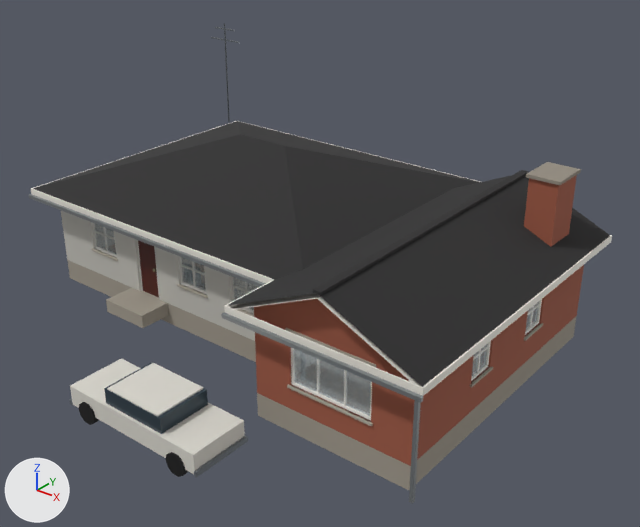
Renders of the glTF model assets/models/small_buildings/ranch_c.glb from each side of a commit.
One viewpoint serves both versions: a camera (50 mm lens) standing at (16.5, -21.3, 14.2) and looking at (1.0, -1.9, 2.2). Every picture has the same lights, and +X, +Y and +Z are marked at lower left. The picture after the commit comes second. Objects named as collision shapes, trigger or cutter boxes, shadow casters or lower levels of detail are left out. Vertices at exactly the same position are counted once.

In view in the first picture: 'LEAF0', 'LOD0' and 1 more.
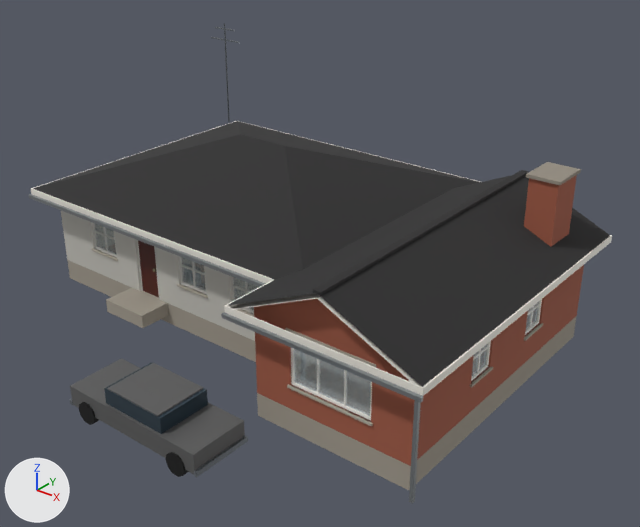
Boxes [x1, y1, x2, y2] around the edits, measured in the pictures (640 x 527 px):
part 1 of me_ranch_c_lod0, recoloured (darker): [70, 358, 245, 474] in both

The change, as a diff of the scene's bpy script:
```diff
--- a/assets/models/small_buildings/ranch_c.glb.py
+++ b/assets/models/small_buildings/ranch_c.glb.py
@@ me_ranch_c_lod0 @@
 me_ranch_c_lod0.from_pydata(...)  # 2359 vertices, 4406 faces; spans x -9.2..8.1, y -9.9..5.6, z -0.3..7.9
 # used by ob_lod0; location = (0.0, 0.0, 0.0)
+# me_ranch_c_lod0 part 1: 372 faces centred in x -8.2..3.5, y -9.9..4.2, z 0.3..3.2 are repainted in the vertex colours; the middle colour goes from light grey #d4d5d4 to light grey #d4d8cc
 me_ranch_c_lod0.materials.append(mat_brick)
```
